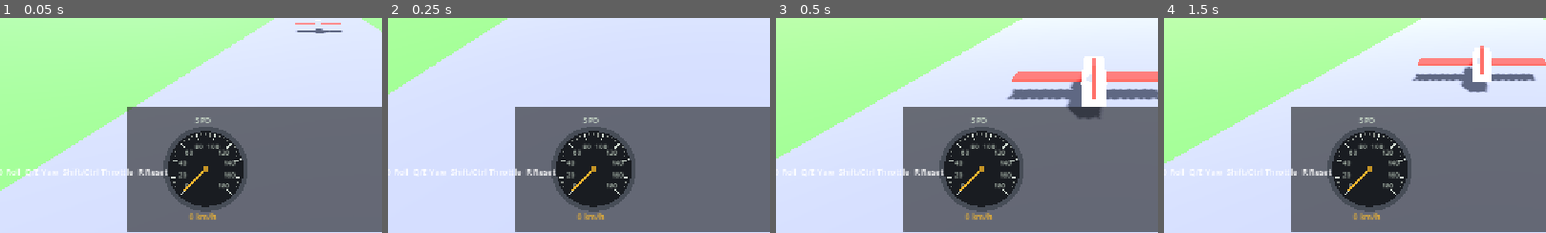
Above: before the commit, frames 1-4 (left to right).
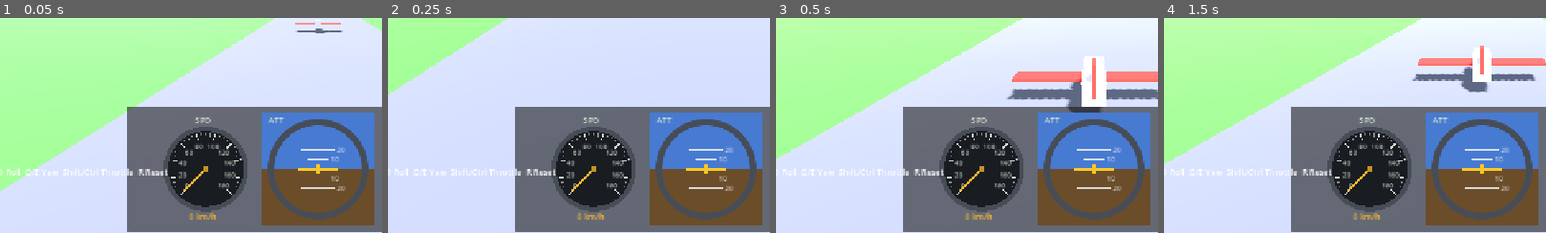
Above: after the commit, the same moments.

Repository: tarosiba/coffee-break
Game: Godot game, scene res://scenes/main.tscn
Same seed, same stepped clock (60 frames per second), same inputs: the game is played once before the commit and once after it.
Inputs:
- Up to frame 1 (0.05 s): no input
- Up to frame 2 (0.25 s): no input
- Up to frame 3 (0.5 s): no input
- Up to frame 4 (1.5 s): hold D (roll_right) 0.53-1.28 s; tap Enter at 1.25 s; hold S (pitch_down) from 1.28 s (still down)
The pictures show only the part of the screen within x 8-58%, y 49-99%; the shares and areas given below are measured in that part.

The runs differ from the first frame. In frame 1, 15% of the frame differs, in the area x 68-98%, y 44-97%; in frame 2, 15%; in frame 3, 15%; in frame 4, 15%.
Error before the commit: Parse Error: Cannot infer the type of "y" variable because the value doesn't have a set type. (res://scripts/instruments/artificial_horizon.gd:53)

Commit message:
Fix Godot 4.6 type inference errors in instrument scripts
Explicitly type loop variables and pitch ladder math in artificial_horizon.gd
and analog_gauge.gd to satisfy strict parser in Godot 4.6.

Co-authored-by: tarosiba <tarosiba@users.noreply.github.com>

Diff:
--- a/godot-flight-prototype/scripts/instruments/analog_gauge.gd
+++ b/godot-flight-prototype/scripts/instruments/analog_gauge.gd
@@ -42,20 +42,20 @@
 
 
 func _draw_ticks(center: Vector2, radius: float) -> void:
-	var major_count := int((max_value - min_value) / major_step)
+	var major_count: int = maxi(int((max_value - min_value) / major_step), 1)
 	for i in range(major_count + 1):
-		var t := float(i) / float(major_count)
-		var tick_value := lerpf(min_value, max_value, t)
-		var angle := deg_to_rad(_value_to_angle(tick_value))
+		var t: float = float(i) / float(major_count)
+		var tick_value: float = lerpf(min_value, max_value, t)
+		var angle: float = deg_to_rad(_value_to_angle(tick_value))
 		var dir := Vector2(cos(angle), sin(angle))
 		draw_line(center + dir * (radius - 14.0), center + dir * (radius - 2.0), _TICK, 2.0)
 
 		if i < major_count:
 			for j in range(1, minor_ticks):
-				var minor_t := t + (float(j) / float(minor_ticks)) / float(major_count)
+				var minor_t: float = t + (float(j) / float(minor_ticks)) / float(major_count)
 				if minor_t > 1.0:
 					continue
-				var minor_angle := deg_to_rad(lerpf(start_angle_deg, end_angle_deg, minor_t))
+				var minor_angle: float = deg_to_rad(lerpf(start_angle_deg, end_angle_deg, minor_t))
 				var minor_dir := Vector2(cos(minor_angle), sin(minor_angle))
 				draw_line(
 					center + minor_dir * (radius - 8.0),
@@ -65,11 +65,11 @@
 				)
 
 		var label_pos := center + dir * (radius - 24.0)
-		var label := str(int(round(tick_value)))
+		var tick_text: String = str(int(round(tick_value)))
 		draw_string(
 			ThemeDB.fallback_font,
 			label_pos - Vector2(8, -4),
-			label,
+			tick_text,
 			HORIZONTAL_ALIGNMENT_LEFT,
 			-1,
 			11,
@@ -78,7 +78,7 @@
 
 
 func _draw_needle(center: Vector2, length: float) -> void:
-	var angle := deg_to_rad(_value_to_angle(value))
+	var angle: float = deg_to_rad(_value_to_angle(value))
 	var tip := center + Vector2(cos(angle), sin(angle)) * length
 	draw_line(center, tip, _NEEDLE, 3.0)
 	draw_circle(center, 5.0, _NEEDLE.darkened(0.2))
@@ -106,5 +106,5 @@
 
 
 func _value_to_angle(v: float) -> float:
-	var t := inverse_lerp(min_value, max_value, v)
+	var t: float = inverse_lerp(min_value, max_value, v)
 	return lerpf(start_angle_deg, end_angle_deg, t)
--- a/godot-flight-prototype/scripts/instruments/artificial_horizon.gd
+++ b/godot-flight-prototype/scripts/instruments/artificial_horizon.gd
@@ -38,25 +38,25 @@
 
 
 func _draw_horizon_ball(center: Vector2, radius: float) -> void:
-	var pitch_offset := pitch_deg * 1.6
-	var roll_rad := deg_to_rad(roll_deg)
+	var pitch_offset: float = pitch_deg * 1.6
+	var roll_rad: float = deg_to_rad(roll_deg)
 
 	draw_set_transform(center, roll_rad, Vector2.ONE)
 
-	var span := radius * 2.4
-	var top := -span + pitch_offset
+	var span: float = radius * 2.4
+	var top: float = -span + pitch_offset
 	draw_rect(Rect2(-span, top, span * 2.0, span), _SKY)
 	draw_rect(Rect2(-span, pitch_offset, span * 2.0, span), _GROUND)
 	draw_line(Vector2(-span, pitch_offset), Vector2(span, pitch_offset), _HORIZON, 2.0)
 
-	for mark in [-20, -10, 10, 20]:
-		var y := pitch_offset - mark * 1.6
-		var half_width := 18.0 if abs(mark) == 10 else 28.0
+	for mark: float in [-20.0, -10.0, 10.0, 20.0]:
+		var y: float = pitch_offset - mark * 1.6
+		var half_width: float = 18.0 if absf(mark) == 10.0 else 28.0
 		draw_line(Vector2(-half_width, y), Vector2(half_width, y), _LADDER, 1.0)
 		draw_string(
 			ThemeDB.fallback_font,
 			Vector2(half_width + 4.0, y + 4.0),
-			str(abs(mark)),
+			str(int(absf(mark))),
 			HORIZONTAL_ALIGNMENT_LEFT,
 			-1,
 			10,
